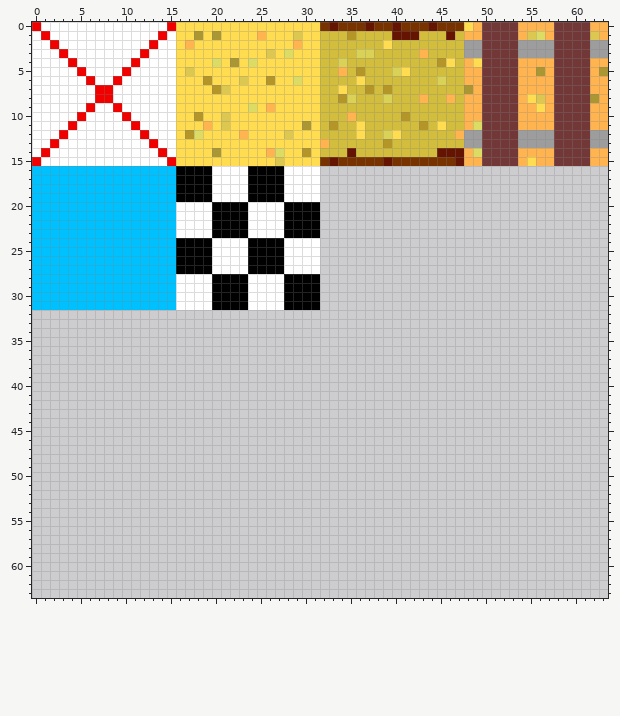
Pixel-art sprite -- textures/tileset.png. The picture above is the old version.
The file is 64x64 pixels. Colours within 5 levels of each other are drawn and written as one.
Now the later version:
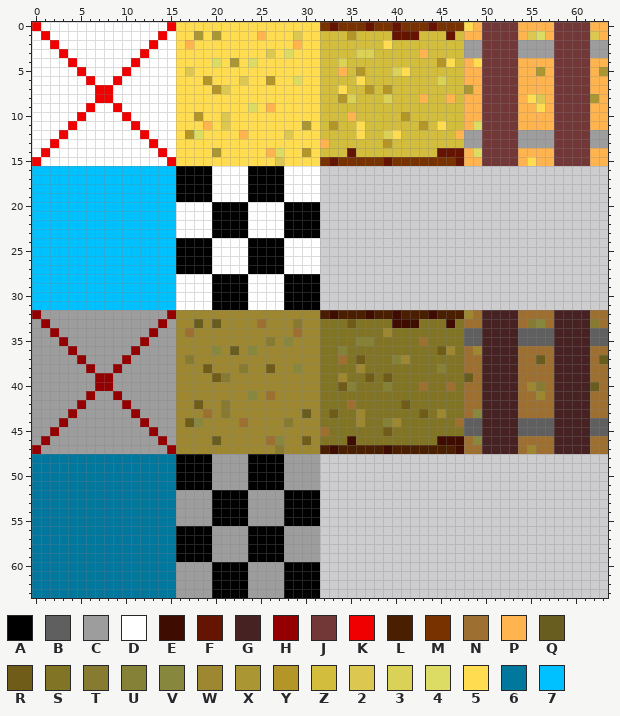
Palette (. is transparent): A #000000  B #5f5f5f  C #9d9d9d  D #ffffff  E #3e0c00  F #641400  G #462222  H #940000  J #723838  K #f10000  L #4a1f00  M #783200  N #9d6f31  P #ffb450  Q #695c1f  R #6f5c19  S #817525  T #877b31  U #858136  V #87873e  W #9d8731  X #aa9632  Y #b49628  Z #d2be3c  2 #dcc850  3 #d9d257  4 #dcdc64  5 #ffdc50  6 #00779d  7 #00c1ff
Difference:
@@ x 0..63 @@
 31 7777777777777777DDDDAAAADDDDAAAA................................
-32 ................................................................
-33 ................................................................
-34 ................................................................
-35 ................................................................
-36 ................................................................
-37 ................................................................
-38 ................................................................
-39 ................................................................
-40 ................................................................
-41 ................................................................
-42 ................................................................
-43 ................................................................
-44 ................................................................
-45 ................................................................
-46 ................................................................
-47 ................................................................
-48 ................................................................
-49 ................................................................
-50 ................................................................
-51 ................................................................
-52 ................................................................
-53 ................................................................
-54 ................................................................
-55 ................................................................
-56 ................................................................
-57 ................................................................
-58 ................................................................
-59 ................................................................
-60 ................................................................
-61 ................................................................
-62 ................................................................
-63 ................................................................
+32 HCCCCCCCCCCCCCCHWWWWWWWWWWWWWWWWLELLLELLELLLELLLWNGGGGNNNNGGGGNN
+33 CHCCCCCCCCCCCCHCWWQWQWWWWNWWWTWWSSSRSSSSEEESSSESNNGGGGNTVNGGGGTN
+34 CCHCCCCCCCCCCHCCWNWWWWWWWWWWWNWWSSSSSSSWSSSSSSSSBBGGGGBBBBGGGGBB
+35 CCCHCCCCCCCCHCCCWWWWWWWWWWTWVWWWSSSSUUSSSSSNSSSSBBGGGGBBBBGGGGBB
+36 CCCCHCCCCCCHCCCCWWWWVWQWVWWWWWWWSSUSSSSSSSSSSRWSNWGGGGNNNNGGGGNN
+37 CCCCCHCCCCHCCCCCWTWWWWWWWWWWWWWWSSNSRSSSUWSSSSSSNNGGGGNNQNGGGGNQ
+38 CCCCCCHCCHCCCCCCWWWRWWWTWWRWWVWWSSSSWSSSSSSSSUSSNNGGGGNNNNGGGGNN
+39 CCCCCCCHHCCCCCCCWWWWRTWWWWWWWWWWSSWSSRSRSSSSSSSSQNGGGGNNNNGGGGNN
+40 CCCCCCCHHCCCCCCCWWWWWWWWWWWWWWWWSSRUSSSUSSSNSSNSNNGGGGNWTNGGGGQN
+41 CCCCCCHCCHCCCCCCWWWWWWWWVWNWWWWWSSSSSSSSSSSSSSSSNNGGGGNNWNGGGGNN
+42 CCCCCHCCCCHCCCCCWWRWWTWWWWWWWWWWSSSNSSSSSRSSSSSSNNGGGGNNNNGGGGNN
+43 CCCCHCCCCCCHCCCCWWWNWTWWWWWWWWQWSRSSWSSSSSSRSWSSNVGGGGNNNNGGGGNN
+44 CCCHCCCCCCCCHCCCWRVWWWWNWWWWTWWWSSSSWSSUWSSSSSSNBBGGGGBBBBGGGGBB
+45 CCHCCCCCCCCCCHCCWWWWWWWWWWWWWWWWNSSSSSSRSSSSSSSSBBGGGGBBBBGGGGBB
+46 CHCCCCCCCCCCCCHCWWWWQWWWWWNVWWRWSSSESSSSSSSSSEEENVGGGGNNNNGGGGNN
+47 HCCCCCCCCCCCCCCHWWWWWWWWWWWTWWWWLELLLLLELLLLLLLENNGGGGNWNNGGGGNN
+48 6666666666666666AAAACCCCAAAACCCC................................
+49 6666666666666666AAAACCCCAAAACCCC................................
+50 6666666666666666AAAACCCCAAAACCCC................................
+51 6666666666666666AAAACCCCAAAACCCC................................
+52 6666666666666666CCCCAAAACCCCAAAA................................
+53 6666666666666666CCCCAAAACCCCAAAA................................
+54 6666666666666666CCCCAAAACCCCAAAA................................
+55 6666666666666666CCCCAAAACCCCAAAA................................
+56 6666666666666666AAAACCCCAAAACCCC................................
+57 6666666666666666AAAACCCCAAAACCCC................................
+58 6666666666666666AAAACCCCAAAACCCC................................
+59 6666666666666666AAAACCCCAAAACCCC................................
+60 6666666666666666CCCCAAAACCCCAAAA................................
+61 6666666666666666CCCCAAAACCCCAAAA................................
+62 6666666666666666CCCCAAAACCCCAAAA................................
+63 6666666666666666CCCCAAAACCCCAAAA................................
Boxes around the changes in both pictures, in picture pixels (x1, y1, x2, y2):
added: (32, 310, 608, 598)
